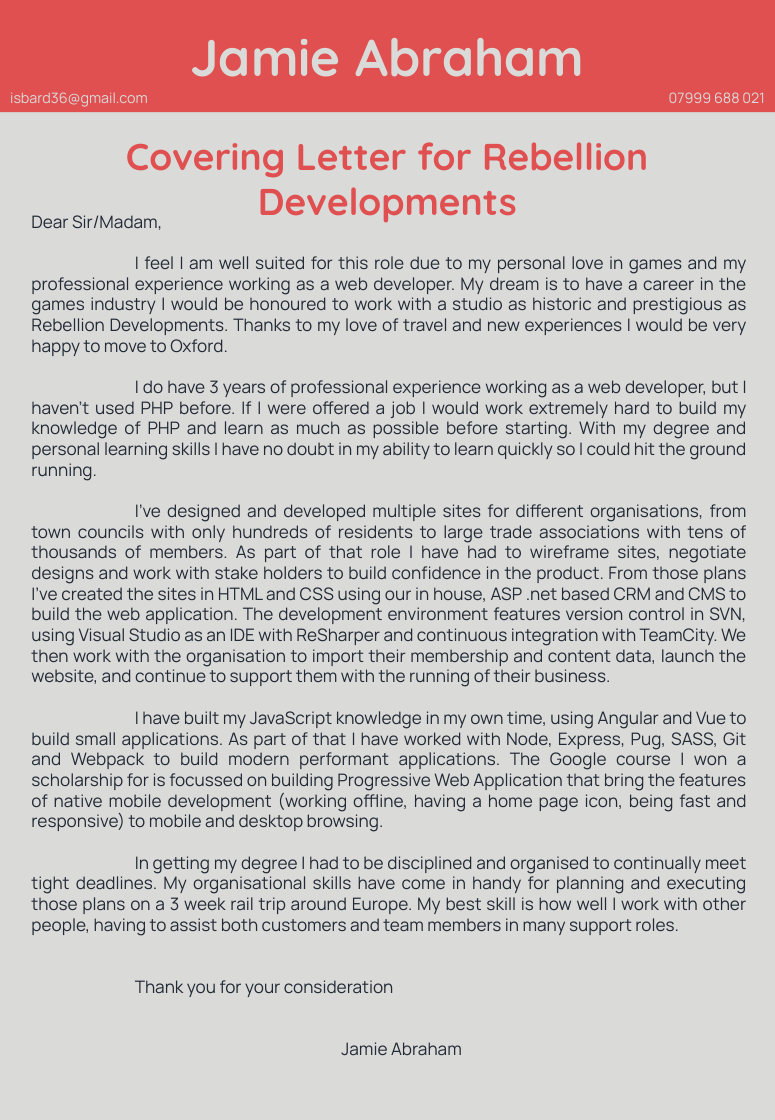
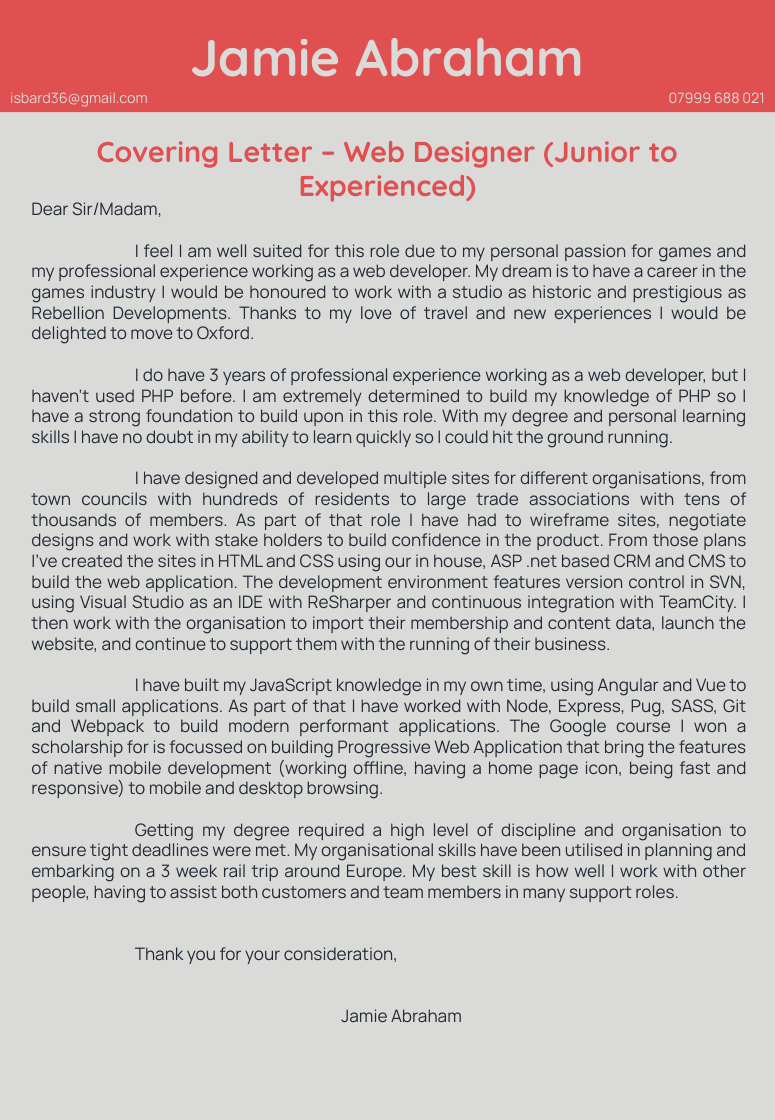
Before and after one commit to isbard/portfolio, a slide deck: slide 1 of docs/JamieAbraham-CoveringLetter-Rebellion-2018.pptx. Drawn at 775x1120 pixels with LibreOffice and Linux fonts; fonts in the diff are those of the drawing. Boxes give left, top, right and bottom in pixels: in the first picture for what was removed or moved away, otherwise in the second. Text is boxed around its words. In the diff, an @@ line names an element or a change of style, - is before the commit and + after.

Commit message:
Adjustments
Based on feedback from Coral

```diff
--- a/docs/JamieAbraham-CoveringLetter-Rebellion-2018.pptx
+++ b/docs/JamieAbraham-CoveringLetter-Rebellion-2018.pptx
@@ text at bbox=[97, 141, 678, 202]: text changed; size 26 to 20 pt @@
-Covering Letter for Rebellion Developments
+Covering Letter – Web Designer (Junior to Experienced)
@@ text "Dear Sir/Madam,": place and size @@
-text "Dear Sir/Madam," at bbox=[31, 215, 747, 1056]
+text "Dear Sir/Madam," at bbox=[31, 202, 747, 1023]
@@ text at bbox=[31, 244, 747, 655]: text changed @@
-I feel I am well suited for this role due to my personal love in games and my professional experience working as a web developer. My dream is to have a career in the games industry I would be honoured to work with a studio as historic and prestigious as Rebellion Developments. Thanks to my love of travel and new experiences I would be very happy to move to Oxford.
-I do have 3 years of professional experience working as a web developer, but I haven’t used PHP before. If I were offered a job I would work extremely hard to build my knowledge of PHP and learn as much as possible before starting. With my degree and personal learning skills I have no doubt in my ability to learn quickly so I could hit the ground running.
-I’ve designed and developed multiple sites for different organisations, from town councils with only hundreds of residents to large trade associations with tens of thousands of members. As part of that role I have had to wireframe sites, negotiate designs and work with stake holders to build confidence in the product. From those plans I’ve created the sites in HTML and CSS using our in house, ASP .net based CRM and CMS to build the web application. The development environment features version control in SVN, using Visual Studio as an IDE with ReSharper and continuous integration with TeamCity. We then work with the organisation to import their membership and content data, launch the website, and continue to support them with the running of their business.
+I feel I am well suited for this role due to my personal passion for games and my professional experience working as a web developer. My dream is to have a career in the games industry I would be honoured to work with a studio as historic and prestigious as Rebellion Developments. Thanks to my love of travel and new experiences I would be delighted to move to Oxford.
+I do have 3 years of professional experience working as a web developer, but I haven’t used PHP before. I am extremely determined to build my knowledge of PHP so I have a strong foundation to build upon in this role. With my degree and personal learning skills I have no doubt in my ability to learn quickly so I could hit the ground running.
+I have designed and developed multiple sites for different organisations, from town councils with hundreds of residents to large trade associations with tens of thousands of members. As part of that role I have had to wireframe sites, negotiate designs and work with stake holders to build confidence in the product. From those plans I’ve created the sites in HTML and CSS using our in house, ASP .net based CRM and CMS to build the web application. The development environment features version control in SVN, using Visual Studio as an IDE with ReSharper and continuous integration with TeamCity. I then work with the organisation to import their membership and content data, launch the website, and continue to support them with the running of their business.
@@ text at bbox=[31, 823, 747, 964]: text changed @@
-In getting my degree I had to be disciplined and organised to continually meet tight deadlines. My organisational skills have come in handy for planning and executing those plans on a 3 week rail trip around Europe. My best skill is how well I work with other people, having to assist both customers and team members in many support roles.
-Thank you for your consideration
+Getting my degree required a high level of discipline and organisation to ensure tight deadlines were met. My organisational skills have been utilised in planning and embarking on a 3 week rail trip around Europe. My best skill is how well I work with other people, having to assist both customers and team members in many support roles.
+Thank you for your consideration,
```
Also in this commit, not shown: 1 other file.
